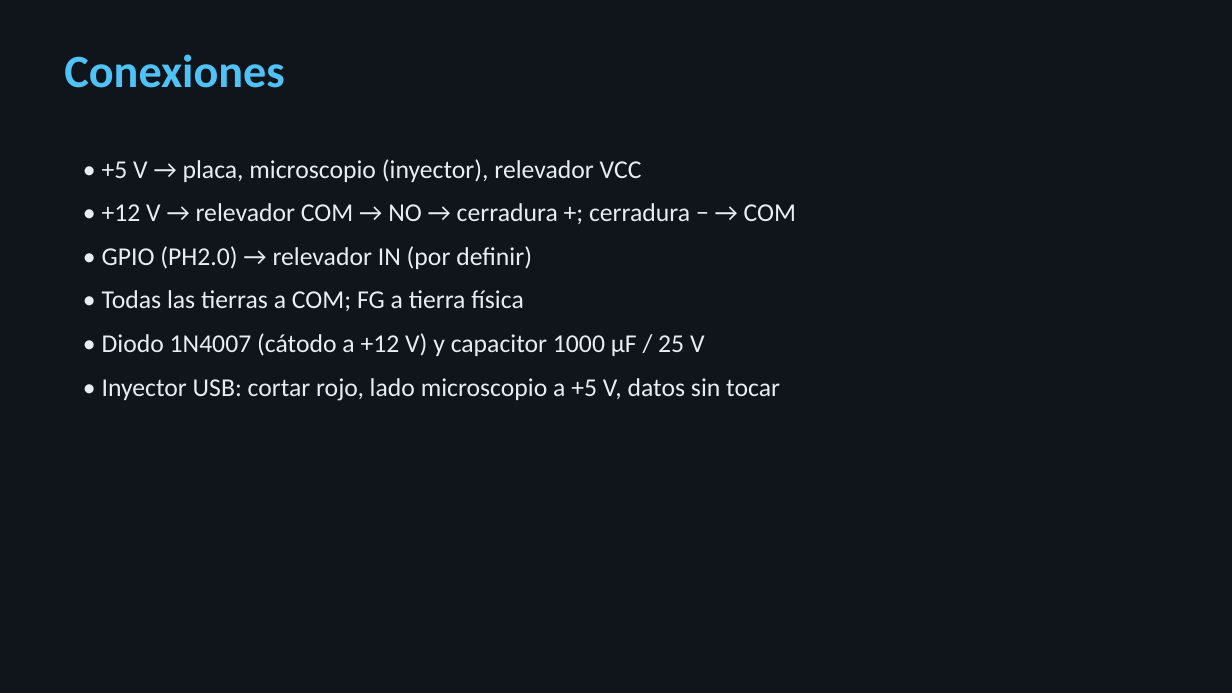
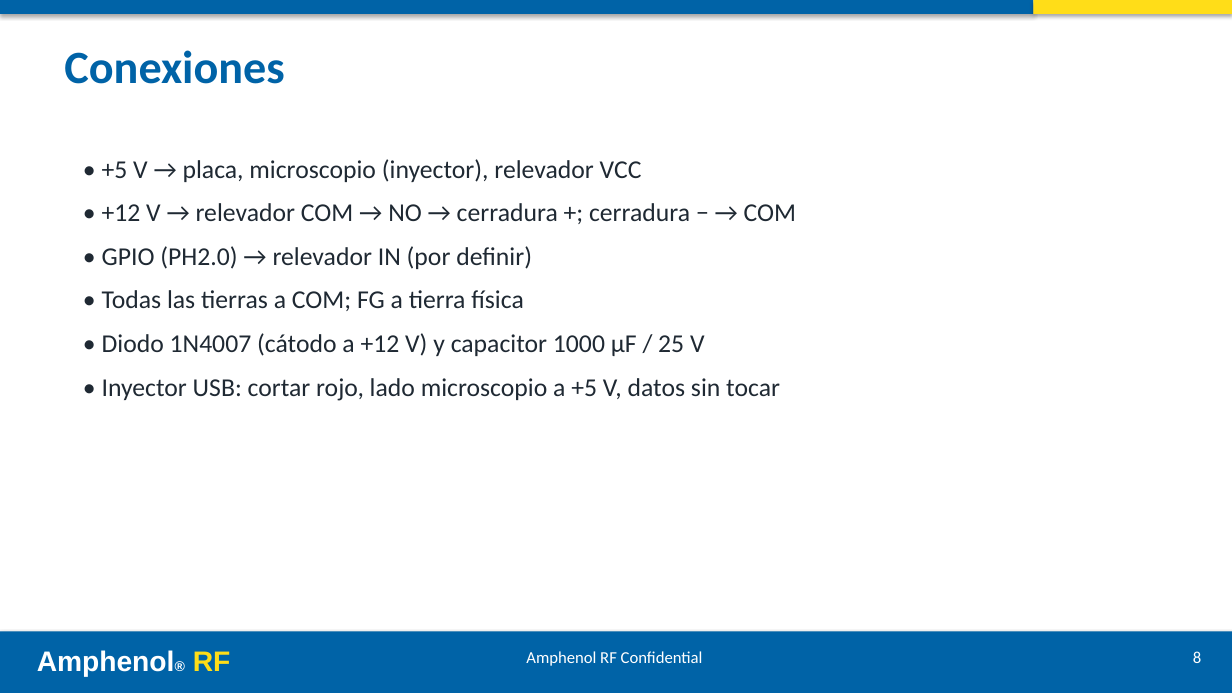
Before and after one commit to ricardosalmeron71-png/inspeccion-vision-solder-cap, a slide deck: slide 8 of docs/presentacion.pptx. Drawn at 1232x693 pixels with LibreOffice and Linux fonts; fonts in the diff are those of the drawing. Boxes give left, top, right and bottom in pixels: in the first picture for what was removed or moved away, otherwise in the second. Text is boxed around its words. In the diff, an @@ line names an element or a change of style, - is before the commit and + after.

```diff
--- a/docs/presentacion.pptx
+++ b/docs/presentacion.pptx
@@ background #10151C to #FFFFFF @@
@@ rectangle added at (0,0,1033,14), fill #0063A7 @@
@@ rectangle added at (1033,0,1232,14), fill #FFDD18 @@
@@ text "Conexiones" at (64,50,284,84): text colour #4FC3F7 to #0063A7 @@
@@ text "• +5 V → placa, ..." at (102,159,796,401): text colour #E8EDF3 to #1F2933 @@
@@ rectangle added at (0,631,1232,693), fill #0063A7 @@
@@ text added at (37,650,231,677), 22 pt, text #FFFFFF, bold @@
+Amphenol® RF
@@ text added at (526,651,703,666), 13 pt, text #FFFFFF @@
+Amphenol RF Confidential
@@ text added at (1193,651,1201,663), 13 pt, text #FFFFFF @@
+8
```
Also in this commit, not shown: 12 other slides changed, 1 other file.
